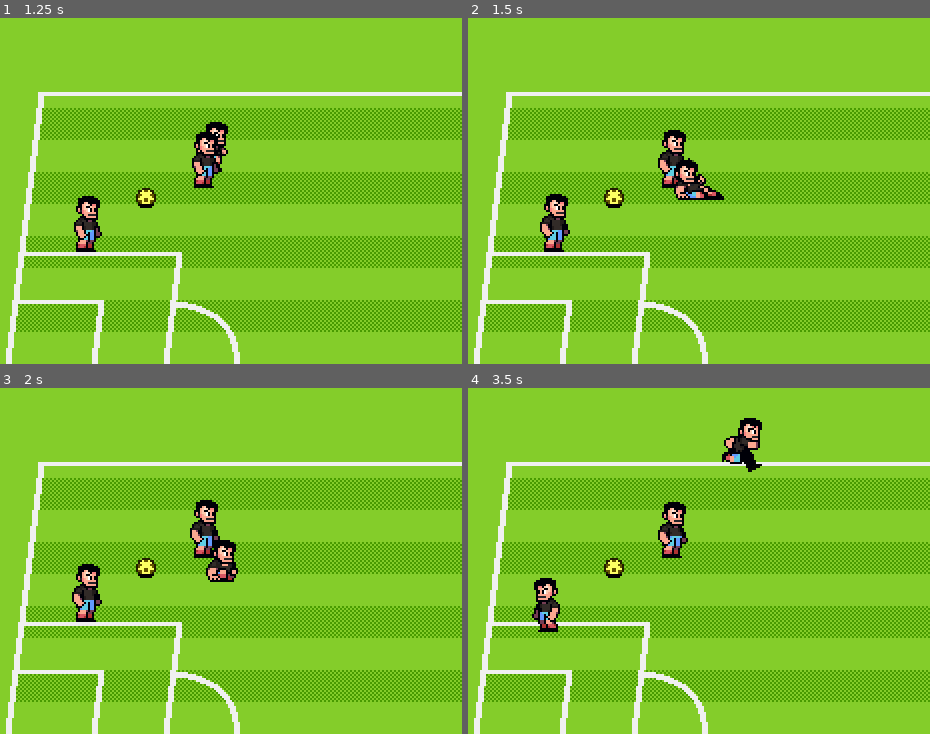
Above: before the commit, frames 1-4 (two rows, left to right).
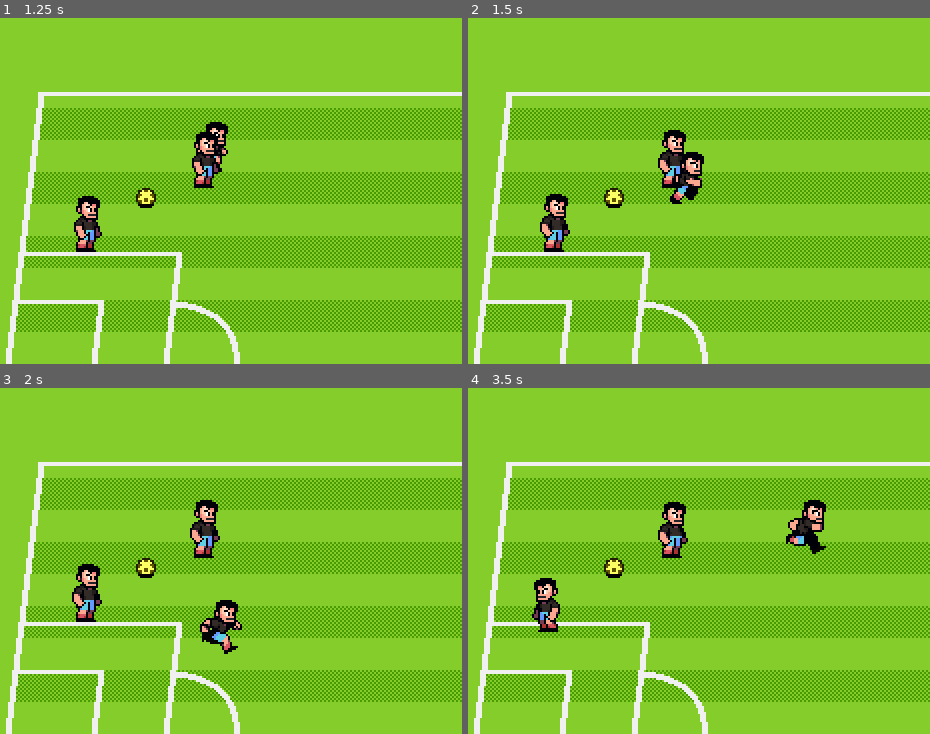
Above: after the commit, the same moments.

Repository: ifarrell625/Juego-Futbol
Game: Godot game, scene res://scenes/world.tscn
Two runs of this game, one before a commit and one after it. Both use one fixed random seed, a clock stepped at 60 frames per second and the inputs below.
Inputs:
- Up to frame 1 (1.25 s): hold Right (p1_right) from 0.53 s (still down); tap [ (p1_pass) at 0.6 s
- Up to frame 2 (1.5 s): release Right (p1_right) at 1.28 s; hold Down (p1_down) from 1.28 s (still down); tap ] (p1_shoot) at 1.35 s
- Up to frame 3 (2 s): keep holding Down (p1_down)
- Up to frame 4 (3.5 s): release Down (p1_down) at 2.03 s; hold Right (p1_right) 2.03-2.78 s; tap S (p2_down) at 2.1 s; hold Up (p1_up) from 2.78 s (still down); tap A (p2_left) at 2.85 s

Frame 1 is identical in both runs. In frame 2, 0.8% of the frame differs, in the area x 43-56%, y 38-54%; in frame 3, 1.5%; in frame 4, 1.7%, in the area x 54-78%, y 8-48%.

Commit message:
added prep shot state

Diff:
--- a/scenes/characters/character_states/player_state_moving.gd
+++ b/scenes/characters/character_states/player_state_moving.gd
@@ -12,5 +12,9 @@
 func handle_human_movement() -> void:
 	var direction := KeyUtils.get_input_vector(player.control_scheme)
 	player.velocity = direction * player.speed
-	if player.velocity != Vector2.ZERO and KeyUtils.is_action_just_pressed(player.control_scheme, KeyUtils.Action.SHOOT):
-		state_transition_requested.emit(Player.State.TACKLING)
+
+	if player.has_ball() and KeyUtils.is_action_just_pressed(player.control_scheme, KeyUtils.Action.SHOOT):
+		state_transition_requested.emit(Player.State.PREPPING_SHOT)
+
+	#if player.velocity != Vector2.ZERO and KeyUtils.is_action_just_pressed(player.control_scheme, KeyUtils.Action.SHOOT):
+	#	state_transition_requested.emit(Player.State.TACKLING)
--- /dev/null
+++ b/scenes/characters/character_states/player_state_prepping_shot.gd
@@ -0,0 +1,23 @@
+class_name PlayerStatePreppingShot
+extends PlayerState
+
+const DURATION_MAX_BONUS := 1000.0
+const EASE_REWARD_FACTOR := 2.0
+
+var shoot_direction := Vector2.ZERO
+var time_start_shot := Time.get_ticks_msec()
+
+func _enter_tree() -> void:
+	animation_player.play("prep_kick")
+	player.velocity = Vector2.ZERO
+	time_start_shot = Time.get_ticks_msec()
+
+func _process(delta: float) -> void:
+	shoot_direction += KeyUtils.get_input_vector(player.control_scheme) * delta
+	if KeyUtils.is_action_just_released(player.control_scheme, KeyUtils.Action.SHOOT):
+		var duration_press := clampf(Time.get_ticks_msec() - time_start_shot, 0.0, DURATION_MAX_BONUS)
+		var ease_time := duration_press / DURATION_MAX_BONUS
+		var bonus := ease(ease_time, EASE_REWARD_FACTOR)
+		var shot_power := player.power * (1+bonus)
+		shoot_direction = shoot_direction.normalized()
+		print(shot_power, shoot_direction)
--- /dev/null
+++ b/scenes/characters/character_states/player_state_shooting.gd
@@ -0,0 +1,2 @@
+class_name PlayerStateShooting
+extends PlayerState
--- a/scenes/characters/player.gd
+++ b/scenes/characters/player.gd
@@ -2,9 +2,11 @@
 extends CharacterBody2D
 
 enum ControlScheme{CPU, P1, P2}
-enum State {MOVING, TACKLING, RECOVERING}
+enum State {MOVING, TACKLING, RECOVERING, PREPPING_SHOT, SHOOTING}
 
+@export var ball : Ball
 @export var control_scheme : ControlScheme
+@export var power : float
 @export var speed : float
 
 @onready var animation_player: AnimationPlayer = %AnimationPlayer
@@ -47,3 +49,6 @@
 		player_sprite.flip_h = false
 	elif heading == Vector2.LEFT:
 		player_sprite.flip_h = true
+
+func has_ball() -> bool:
+	return ball.carrier == self
--- a/scenes/characters/player.tscn
+++ b/scenes/characters/player.tscn
@@ -34,6 +34,41 @@
 "transitions": PackedFloat32Array(1, 1, 1, 1),
 "update": 1,
 "values": [0, 1, 2, 3]
+}
+
+[sub_resource type="Animation" id="Animation_6eyoc"]
+resource_name = "kick"
+length = 0.15
+step = 0.05
+tracks/0/type = "value"
+tracks/0/imported = false
+tracks/0/enabled = true
+tracks/0/path = NodePath("PlayerSprite:frame")
+tracks/0/interp = 1
+tracks/0/loop_wrap = true
+tracks/0/keys = {
+"times": PackedFloat32Array(0, 0.05, 0.1),
+"transitions": PackedFloat32Array(1, 1, 1),
+"update": 1,
+"values": [49, 50, 51]
+}
+
+[sub_resource type="Animation" id="Animation_eojnx"]
+resource_name = "prep_kick"
+length = 0.1
+loop_mode = 1
+step = 0.1
+tracks/0/type = "value"
+tracks/0/imported = false
+tracks/0/enabled = true
+tracks/0/path = NodePath("PlayerSprite:frame")
+tracks/0/interp = 1
+tracks/0/loop_wrap = true
+tracks/0/keys = {
+"times": PackedFloat32Array(0),
+"transitions": PackedFloat32Array(1),
+"update": 1,
+"values": [48]
 }
 
 [sub_resource type="Animation" id="Animation_kqtwu"]
@@ -94,6 +129,8 @@
 _data = {
 &"RESET": SubResource("Animation_yewv4"),
 &"idle": SubResource("Animation_76oj4"),
+&"kick": SubResource("Animation_6eyoc"),
+&"prep_kick": SubResource("Animation_eojnx"),
 &"recover": SubResource("Animation_kqtwu"),
 &"run": SubResource("Animation_dyp2m"),
 &"tackle": SubResource("Animation_atpat")
@@ -106,6 +143,7 @@
 [node name="Player" type="CharacterBody2D" unique_id=1436297331]
 collision_layer = 2
 script = ExtResource("1_yewv4")
+power = 70.0
 speed = 80.0
 
 [node name="PlayerSprite" type="Sprite2D" parent="." unique_id=500018653]
--- a/scenes/characters/player_state_factory.gd
+++ b/scenes/characters/player_state_factory.gd
@@ -5,7 +5,9 @@
 func _init() -> void:
 	states = {
 		Player.State.MOVING: PlayerStateMoving,
+		Player.State.PREPPING_SHOT : PlayerStatePreppingShot,
 		Player.State.RECOVERING: PlayerStateRecovering,
+		Player.State.SHOOTING : PlayerStateShooting,
 		Player.State.TACKLING : PlayerStateTackling,
 	}
 
--- a/scenes/world.tscn
+++ b/scenes/world.tscn
@@ -28,15 +28,18 @@
 [node name="ActorsContainer" type="Node2D" parent="." unique_id=293753395]
 y_sort_enabled = true
 
-[node name="Player" parent="ActorsContainer" unique_id=1436297331 instance=ExtResource("4_k0juu")]
+[node name="Player" parent="ActorsContainer" unique_id=1436297331 node_paths=PackedStringArray("ball") instance=ExtResource("4_k0juu")]
 position = Vector2(101, 85)
+ball = NodePath("../Ball")
 control_scheme = 1
 
-[node name="Player2" parent="ActorsContainer" unique_id=1537523980 instance=ExtResource("4_k0juu")]
+[node name="Player2" parent="ActorsContainer" unique_id=1537523980 node_paths=PackedStringArray("ball") instance=ExtResource("4_k0juu")]
 position = Vector2(152, 92)
+ball = NodePath("../Ball")
 
-[node name="Player3" parent="ActorsContainer" unique_id=754956081 instance=ExtResource("4_k0juu")]
+[node name="Player3" parent="ActorsContainer" unique_id=754956081 node_paths=PackedStringArray("ball") instance=ExtResource("4_k0juu")]
 position = Vector2(93, 124)
+ball = NodePath("../Ball")
 control_scheme = 2
 
 [node name="Ball" parent="ActorsContainer" unique_id=75473221 instance=ExtResource("5_71j4m")]
Not shown, added: scenes/characters/character_states/player_state_prepping_shot.gd.uid
Not shown, added: scenes/characters/character_states/player_state_shooting.gd.uid
